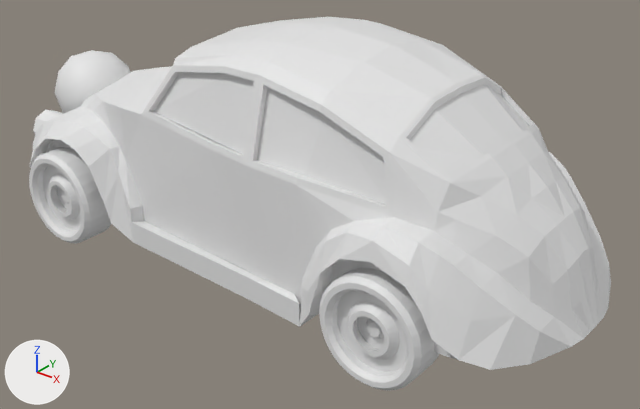
A saved change to the Blender file Assets/Models/volkCar.blend.
The view is the same before and after, from a 50 mm camera at (1.9, -3.83, 2.43) aimed at (-0.61, -0.7, 0.49). Every picture has the same lights, and +X, +Y and +Z are marked at lower left.

Script lines for the objects in view, before the commit:
```python
me_cylinder_001 = bpy.data.meshes.new('Cylinder.001')
me_cylinder_001.from_pydata(...)  # 384 vertices, 354 faces; spans x -0.28..0.28, y -0.28..0.28, z -0.1..0.1
me_cylinder_003 = bpy.data.meshes.new('Cylinder.003')
me_cylinder_003.from_pydata(...)  # 384 vertices, 354 faces; spans x -0.28..0.28, y -0.28..0.28, z -0.1..0.1
me_cylinder_004 = bpy.data.meshes.new('Cylinder.004')
me_cylinder_004.from_pydata(...)  # 80 vertices, 68 faces; spans x -0.046..0.154, y -0.513..0.513, z -0.016..0.184
me_icosphere = bpy.data.meshes.new('Icosphere')
me_icosphere.from_pydata(...)  # an icosphere of 80 faces spanning x -0.228..0.228, y -0.24..0.24, z -0.24..0.24
me_icosphere.polygons.foreach_set('use_smooth', [True] * 80)
me_plane = bpy.data.meshes.new('Plane')
me_plane.from_pydata(...)  # 454 vertices, 426 faces, 3 loose edges; spans x -0.29..2.89, y -0.66..0.64, z -0.62..0.53
ob_clownnose = bpy.data.objects.new('ClownNose', me_icosphere)
ob_clownnose.location = (-2.317, -0.707, 0.735)
ob_front = bpy.data.objects.new('Front', me_plane)
ob_front.location = (-2.037, -0.703, 0.875)
ob_headlights = bpy.data.objects.new('Headlights', me_cylinder_004)
ob_headlights.location = (-2.236, -0.703, 0.694)
ob_headlights.rotation_euler = (0.0, 1.571, 0.0)  # degrees (0, 90, 0)
ob_wheel2 = bpy.data.objects.new('Wheel2', me_cylinder_001)
ob_wheel2.location = (0.17, -1.292, 0.39)
ob_wheel2.rotation_euler = (1.571, 0.0, 3.142)  # degrees (90, 0, 180)
ob_wheel2.scale = (0.911, 0.911, 0.911)
ob_wheel4 = bpy.data.objects.new('Wheel4', me_cylinder_003)
ob_wheel4.location = (-1.86, -1.292, 0.39)
ob_wheel4.rotation_euler = (1.571, 0.0, 3.142)  # degrees (90, 0, 180)
ob_wheel4.scale = (0.911, 0.911, 0.911)
```
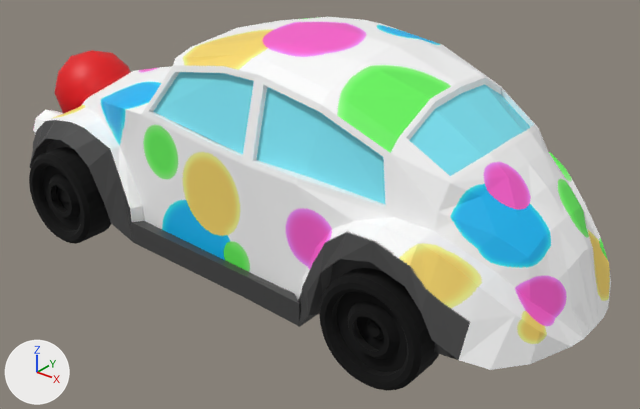
What differs and where, as boxes [x1, y1, x2, y2] in the pictures (640 x 409 px):
'Front', recoloured, surface changed
    both: [30, 17, 611, 370]
'Wheel2', recoloured (grey to black)
    both: [319, 268, 439, 391]
'Wheel4', recoloured (grey to black)
    both: [29, 147, 111, 244]
'ClownNose', recoloured (white to red)
    both: [55, 50, 131, 113]
'Headlights', recoloured
    both: [33, 110, 64, 135]

Patch to the scene script:
```diff
--- a/Assets/Models/volkCar.blend.py
+++ b/Assets/Models/volkCar.blend.py
@@ img_volkheadlight_png @@
+img_volkheadlight_png = load_image('volkHeadLight.png', 'volkHeadLight.png', 1024, 1024, 'sRGB')
@@ img_volkfinal_png @@
+img_volkfinal_png = load_image('volkFinal.png', 'volkFinal.png', 1024, 1024, 'sRGB')
@@ mat_material_001 @@
+mat_material_001 = principled_material('Material.001')
+mat_material_001.base_color = (0.8, 0.0, 0.00301)  # red #e7000a
@@ mat_material_002 @@
+mat_material_002 = principled_material('Material.002')
+mat_material_002.base_color = (0.0, 0.0, 0.0)  # black #000000
+mat_material_002.roughness = 1.0
@@ mat_material_004 @@
+mat_material_004 = principled_material('Material.004')
+mat_material_004.texture = img_volkheadlight_png
@@ mat_material_003 @@
+mat_material_003 = principled_material('Material.003')
+mat_material_003.texture = img_volkfinal_png
@@ me_plane @@
 me_plane.from_pydata(...)  # 454 vertices, 426 faces, 3 loose edges; spans x -0.29..2.89, y -0.66..0.64, z -0.62..0.53
 # used by ob_front; location = (-2.037, -0.703, 0.875)
+# me_plane part 1: texture (UV) coordinates of 426 of 426 faces, centred in x -0.28..2.87, y -0.65..0.63, z -0.62..0.51, changed; they spanned u 0.0..0.0, v 0.0..0.0 and now span u 0.0..1.0, v 0.01..0.99
+me_plane.materials.append(mat_material_003)  # picture img_volkfinal_png
@@ me_cylinder_004 @@
 me_cylinder_004.from_pydata(...)  # 80 vertices, 68 faces; spans x -0.046..0.154, y -0.513..0.513, z -0.016..0.184
+me_cylinder_004.materials.append(mat_material_004)  # picture img_volkheadlight_png
@@ me_cylinder_001 @@
 me_cylinder_001.from_pydata(...)  # 384 vertices, 354 faces; spans x -0.28..0.28, y -0.28..0.28, z -0.1..0.1
+me_cylinder_001.materials.append(mat_material_002)  # black #000000
@@ me_cylinder_003 @@
 me_cylinder_003.from_pydata(...)  # 384 vertices, 354 faces; spans x -0.28..0.28, y -0.28..0.28, z -0.1..0.1
+me_cylinder_003.materials.append(mat_material_002)  # black #000000
@@ me_icosphere @@
 me_icosphere.from_pydata(...)  # 42 vertices, 80 faces; spans x -0.228..0.228, y -0.24..0.24, z -0.24..0.24
+me_icosphere.materials.append(mat_material_001)  # red #e7000a
```
